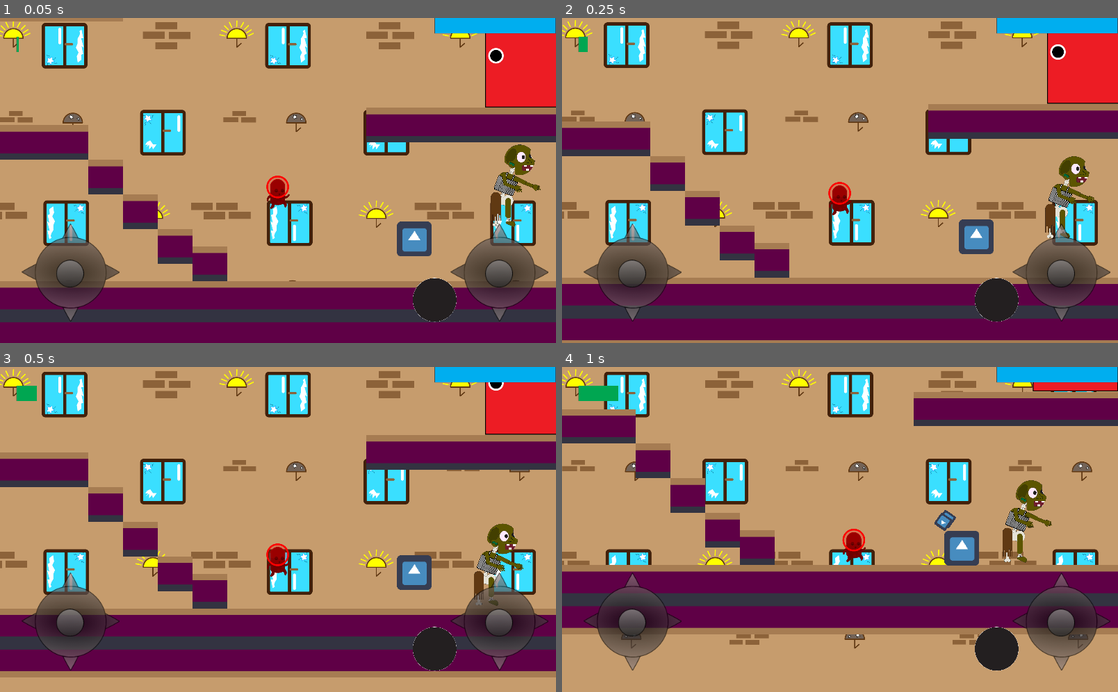
Above: before the commit, frames 1-4 (two rows, left to right).
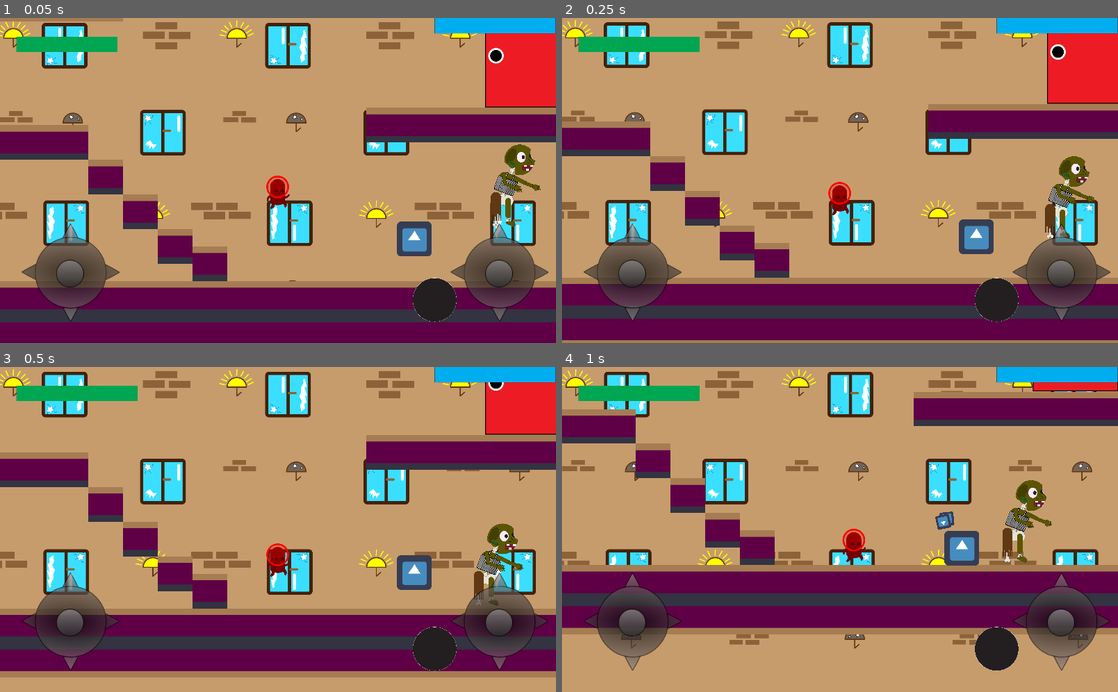
Above: after the commit, the same moments.

Repository: Tomisin127/Enigmatic-Games
Game: Godot game, scene res://scenes/level1.tscn
Two runs of this game, one before a commit and one after it. Both use one fixed random seed, a clock stepped at 60 frames per second and the inputs below. The engine's default icon, where the game draws it, is replaced by a stand-in: a white triangle on a blue panel in a dark square.
Inputs (mouse positions are in pixels of both pictures, inside the frame that each line leads up to):
- Up to frame 1 (0.05 s): no input
- Up to frame 2 (0.25 s): no input
- Up to frame 3 (0.5 s): no input
- Up to frame 4 (1 s): tap Enter (ui_accept) at 0.5, 0.77, 0.8 s; move the mouse to (962, 513) at 0.52 s; hold Right (ui_right) from 0.53 s (still down); hold Home (ui_home) from 0.53 s (still down); click (962, 513) at 0.67 s

The runs differ from the first frame. In frame 1, 0.8% of the frame differs, in the area x 3-22%, y 5-11%; in frame 2, 0.9%, in the area x 4-25%, y 5-11%; in frame 3, 0.9%; in frame 4, 0.8%.

Commit message:
commenting codes
all codes are now commented for easy reading

Diff:
--- a/heights_of_glory/heights_of_glory/scenes/enemy_bullet.tscn
+++ b/heights_of_glory/heights_of_glory/scenes/enemy_bullet.tscn
@@ -28,5 +28,4 @@
 one_shot = true
 autostart = true
 
-[connection signal="body_shape_entered" from="." to="." method="_on_enemy_bullet_body_shape_entered"]
 [connection signal="timeout" from="bullet_lifetime" to="." method="_on_bullet_lifetime_timeout"]
--- a/heights_of_glory/heights_of_glory/scenes/level1.tscn
+++ b/heights_of_glory/heights_of_glory/scenes/level1.tscn
@@ -105,9 +105,7 @@
 [node name="hud" parent="." instance=ExtResource( 9 )]
 
 [node name="elevatonx" type="StaticBody2D" parent="."]
-
 editor/display_folded = true
-
 visible = false
 position = Vector2( 720, 210 )
 
--- a/heights_of_glory/heights_of_glory/scenes/player_bullet.tscn
+++ b/heights_of_glory/heights_of_glory/scenes/player_bullet.tscn
@@ -5,17 +5,7 @@
 
 [sub_resource type="RectangleShape2D" id=1]
 
-custom_solver_bias = 0.0
-extents = Vector2( 10, 10 )
-
 [node name="player_bullet" type="Area2D"]
-input_pickable = true
-gravity_vec = Vector2( 0, 1 )
-gravity = 98.0
-linear_damp = 0.1
-angular_damp = 1.0
-audio_bus_override = false
-audio_bus_name = "Master"
 script = ExtResource( 1 )
 
 [node name="Sprite" type="Sprite" parent="."]
@@ -26,7 +16,6 @@
 shape = SubResource( 1 )
 
 [node name="lifetimer" type="Timer" parent="."]
-process_mode = 1
 wait_time = 2.0
 one_shot = true
 autostart = true
--- a/heights_of_glory/heights_of_glory/scripts/enemy.gd
+++ b/heights_of_glory/heights_of_glory/scripts/enemy.gd
@@ -1,17 +1,20 @@
 extends KinematicBody2D
 
-
+#gravity vector and floor normal vectors
 var GRAVITY_VEC:Vector2 = Vector2(0,900)
 const FLOOR_NORMAL = Vector2(0,-1)
 
+#walk speed and active states
 var WALK_SPEED:int= 70
 const STATE_WALKING = 0
 const STATE_KILLED =1
 
+#move within the x positive and negative axis and the direction viarable
 var linear_velocity = Vector2()
 var direction = -1
 var anim=""
 
+#the present state
 var state= STATE_WALKING
 
 var target_player
@@ -19,19 +22,19 @@
 onready var bullet = preload("res://scenes/enemy_bullet.tscn")
 onready var enemy_bullet_container = get_node("enemy_bullet_container")
 
+#raycast to detect collision
 onready var detect_floor_left = $detect_floor_left
 onready var detect_wall_left = $detect_wall_left
 onready var detect_floor_right = $detect_floor_right
 onready var detect_wall_right = $detect_wall_right
 
+
 onready var sprite = $zombie/sprite
 
+#boolean to check if box is colliding
 var box_collide:bool =false
 
 func _ready():
-
-
-
 
 	set_physics_process(true)
 
@@ -41,57 +44,64 @@
 func _physics_process(delta):
 
 	var new_anim = "idle"
+	#if the enemy is presently walking
 	if state==STATE_WALKING:
+		#gravity holds the enemy to the ground and he moves from positive to negative side of x axis
 		linear_velocity += GRAVITY_VEC *delta
 		linear_velocity.x = direction *WALK_SPEED
 		linear_velocity = move_and_slide(linear_velocity,FLOOR_NORMAL)
 
+		#if the ray cast is colliding the enemy changes direction and flips
 		if detect_wall_left.is_colliding():
 			direction =1.0
 			$zombie/sprite.flip_h=0
 
+			#if the collider on the left is player, the enemy stops walking
 			var c = detect_wall_left.get_collider()
 			if c.name == "player":
 				WALK_SPEED =0
 				#animation to attack
 
-
+		#if the ray cast is colliding the enemy changes direction and flips
 		if detect_wall_right.is_colliding():
 			direction = -1.0
 			$zombie/sprite.flip_h=1
 
 			var c = detect_wall_right.get_collider()
-
+			#if the collider on the left is player, the enemy stops walking
 			if c.name == "player":
 				WALK_SPEED =0
 				#animation to attack
-			#print("the enemy is colliding")
 
 
 
+		#this is the bullet ray for the enemy, it will be removed
+		#because the enemy is a zombie and zombies dont shoot
 	if get_node("bullet_ray").is_colliding():
 
 		get_node("bullet_ray/timer").start()
 		get_node("bullet_ray/timer").wait_time = 0.5
 
 
-
-
-
 	#enemy_jump_over_boxes(box_collide)
 
+	#get the bodies that are in the attack area of the enemy
 	var body = $attack_area.get_overlapping_bodies()
 
+	#if the bodies in this area are not empty
 	if body.size() !=0:
 
 		for t in body:
+			#if one of the bodies in this area is the player
+			if t.is_in_group("player"):
+				#increase the gravity of the enemy so that he doesnt fly while moving
+				GRAVITY_VEC.y =10000
 
-			if t.is_in_group("player"):
-				GRAVITY_VEC.y =10000
+				#translate the enemy to the player position
 				var dirx = target_player.global_position.x -global_position.x
 				var diry = target_player.global_position.y- global_position.y
 				translate(Vector2(dirx,diry) * get_physics_process_delta_time())
-				print("attack area body is in player area")
+				#print("attack area body is in player area")
 
 	pass
 
@@ -103,7 +113,8 @@
 	b.start(dir.angle(),get_node("bullet_spawn_pos").global_position)
 
 
-#on ray timer timeout,shoot at player
+#on ray timer timeout,shoot at player, this will be removed too
+#because zombies dont shoot
 func _on_timer_timeout():
 	shoot()
 	#pass # Replace with function body.
@@ -111,6 +122,8 @@
 
 
 
+#THIS FUNCTION IS NOT NECCESSARY , IT DOESNT AFFECT THE GAME BUT I DECIDED TO LEAVE IT
+#BECAUSE ITS COOL, LOL :)
 
 func enemy_jump_over_boxes(box_collision):
 	if box_collide==true:
@@ -126,20 +139,24 @@
 
 
 func _on_zombie_body_entered(body):
-
+	#if zombie body is in body of box
 	if body.is_in_group("box"):
 		print("BOXES COLLIDE")
+		#disable the gravity and box collide variable reads true
 		GRAVITY_VEC.y=0
+
 		box_collide=true
-
+		#stop the enemy from walking and and make the linear movement point up to the y-axis
 		WALK_SPEED=0
 		linear_velocity.y-=30
+
+		#once the fly time is up, it returns to normal
 		$flytimer.wait_time=3
 		$flytimer.start()
 
 	pass # Replace with function body.
 
-
+#on fly timer timeout, revert the fly effect
 func _on_flytimer_timeout():
 	print("NOT IN GROUP OF BOX AGAIN")
 	box_collide=false
--- a/heights_of_glory/heights_of_glory/scripts/enemy_bullet.gd
+++ b/heights_of_glory/heights_of_glory/scripts/enemy_bullet.gd
@@ -7,45 +7,26 @@
 func _ready():
 
 	set_process(true)
+	pass
 
 
-	pass
 	# getting players position and rotation
 func start(dir,pos):
 	rotation= dir
 	position= pos
 	velocity = Vector2(speed,0).rotated(dir -PI)
+
+	pass
 func _process(delta):
 	randomize()
-	#tween.interpolate_property(sprite, 'transform/scale',sprite.get_scale(),Vector2(0.06,0.06),0.4,Tween.TRANS_QUAD,Tween.EASE_OUT)
-	#tween.interpolate_property(sprite, 'transform/rot', sprite.get_rot(),sprite.get_rot()*PI,0.4,Tween.TRANS_QUAD,Tween.EASE_OUT)
 
 	#bullet movement
-
 	position = (position +velocity *delta)
 	rotation = (rotation+ PI*5 * delta)
 
 
-# life time or range of bullet before it deletes itself
-#func _on_lifetime_timeout():
-	#tween.start()
 
-	#pass # replace with function body
-
-
-#func _on_tween_tween_complete( object, key ):
-	#queue_free()
-	#pass # replace with function body
-
-
-
+#once the bullet as reached a certain time after travel, it destroys
 func _on_bullet_lifetime_timeout():
 	queue_free()
 	pass # Replace with function body.
-
-#if its colliding with a body ,lets say the walls
-func _on_enemy_bullet_body_shape_entered(body_id, body, body_shape, area_shape):
-	#if body.is_in_group("wall"):
-		#do something
-
-	pass # Replace with function body.
--- a/heights_of_glory/heights_of_glory/scripts/global.gd
+++ b/heights_of_glory/heights_of_glory/scripts/global.gd
@@ -4,11 +4,7 @@
 	pass
 
 #first player
-var player_health : int = 5000
-var player_health_regen : int= 2
 var endurance : int = 300
-var mana : int = 100
-var mana_regen : int = 100
 
 #player skills
 var magnum_skills:int = 0
--- a/heights_of_glory/heights_of_glory/scripts/hud.gd
+++ b/heights_of_glory/heights_of_glory/scripts/hud.gd
@@ -1,14 +1,10 @@
 extends Node
-
-# Declare member variables here. Examples:
-# var a = 2
-# var b = "text"
 
 # Called when the node enters the scene tree for the first time.
 func _ready():
-	pass # Replace with function body.
+	pass
 
-
+#change player health upon attack from enemy
 func health_change(health: int):
 	$CanvasLayer/Control/player_health/health_tween.interpolate_property($CanvasLayer/Control/player_health,"value",$CanvasLayer/Control/player_health.value,health,3,Tween.TRANS_LINEAR,Tween.EASE_IN)
 	$CanvasLayer/Control/player_health/health_tween.start()
--- a/heights_of_glory/heights_of_glory/scripts/level1.gd
+++ b/heights_of_glory/heights_of_glory/scripts/level1.gd
@@ -1,5 +1,6 @@
 extends Node
 
+#load the player scene
 onready var playerSC = load("res://scenes/player.tscn")
 
 
@@ -7,6 +8,8 @@
 
 	#setting the target to player
 	get_node("enemy").target_player = get_node("player")
+
+	#connect the health changes signal to the player
 	$player.connect("sg_health_change",$hud,"health_change")
 
 	set_process(true)
@@ -15,7 +18,7 @@
 func _process(delta):
 	pass
 
-
+#revive the player to a initial position after the player dies
 func revive(pos : Vector2):
 	var player = playerSC.instance()
 	player.position = pos
@@ -23,8 +26,6 @@
 	_ready()
 
 
-	$hud/CanvasLayer/Control/player_health.value=global.player_health
-	$hud/CanvasLayer/Control/player_mana.value=global.mana
 	pass
 
 
--- a/heights_of_glory/heights_of_glory/scripts/player.gd
+++ b/heights_of_glory/heights_of_glory/scripts/player.gd
@@ -1,16 +1,19 @@
 extends KinematicBody2D
+
+class_name player
 
 var joystickVector
 var screensize
 export var speed = 400
 
-class_name player
-
+#getting the player_bullet_class
 var t = player_bullet_class.new()
+
 var wait_timer= 0
 
 signal damage_enemy
 
+#all the physics variable for the players
 const ACCEL =500
 const MAX_SPEED = 300
 const FRICTION = -50000
@@ -21,16 +24,16 @@
 
 
 
-#lazy edits
-var health : int
+#player's attribute
+var player_health : int =5000
+var player_mana : int = 100
+var mana_regen : int = 100
+var player_health_regen : int= 2
+
 # signal works best with health changes using global is overkill and will cause problem later
 signal sg_health_change
 signal sg_player_dead
 
-
-
-
-
 const BOOST_UP = -2000
 
 var acceleration = Vector2()
@@ -42,8 +45,6 @@
 #bullet script
 onready var player_bullet_script = load("res://scripts/player_bullet.gd").new()
 
-#export var starting_stats : Resource
-
 #export(Array, String) var starting_skills
 
 #export(PackedScene) var character_skill_scene : PackedScene
@@ -56,14 +57,16 @@
 var is_shooting:bool = true
 
 func _ready() -> void:
+	#this emits signal for the player to be moved by the joysick
 	get_parent().get_node('hud/CanvasLayer/Control/Analog').connect('move', self, '_on_JoystickMove')
-
-	#lazy
+	get_parent().get_node('hud/CanvasLayer/Control/shoot_joystick').connect('shoot_signal', self, 'shoot_a')
+
+
 	connect("sg_player_dead",get_parent(),"revive_player")
 	connect("sg_health_change",get_parent().get_node("hud"),"health_change")
-	health = 100
-	emit_signal("sg_health_change",health)
-	get_parent().get_node('hud/CanvasLayer/Control/shoot_joystick').connect('shoot_signal', self, 'shoot_a')
+
+	emit_signal("sg_health_change",player_health)
+
 
 	screensize = get_viewport_rect().size
 
@@ -73,13 +76,17 @@
 
 func _physics_process(delta):
 
-	get_parent().get_node("hud/CanvasLayer/Control/player_mana").value =global.mana
-
+	#update the player's mana bar
+	get_parent().get_node("hud/CanvasLayer/Control/player_mana").value =player_mana
+
+	#this function for the shoot joystick
 	move(delta)
 
 	#rotation = (rotation +PI *2 *delta)
-	get_node("bullet_spawn_pos").global_position = (get_node("bullet_spawn_pos").global_position+t.velocity *delta)
-
+	#get_node("bullet_spawn_pos").global_position = (get_node("bullet_spawn_pos").global_position+t.velocity *delta)
+
+	#this will be used to know the tile that the player steps on
+	#its not working well yet
 	get_tile_on_position(position.x,position.y)
 
 	#drag player down by gravity
@@ -94,15 +101,17 @@
 		get_node("sprite").flip_h =0
 
 	elif Input.is_action_pressed("ui_accept"):
-		#if $shoot_timer.time_left==0:
-		if global.mana > 0:
+
+		#if the player still as mana , then he is able to shoot
+		if player_mana > 0:
 			is_shooting=true
 
-
-		elif is_shooting and global.mana <= 5:
-			print("so freaking true")
+		#if the player is shooting while mana is low
+		#disable shooting
+		elif is_shooting and player_mana <= 5:
 			is_shooting =false
 
+		#if the mana recharges when its low, enable shooting
 		elif global.mana>=5 :
 			is_shooting=true
 
@@ -114,13 +123,14 @@
 		#if its boosting up then set it to false
 		#this means you can only boost up once tru out the game
 		if on_boost_up:
+			#after using boost up once, disable it
 			on_boost_up=false
 
 	#slowing down with linear interpolation
 	else:
 		acceleration.x = lerp(acceleration.x, 0, 0.2)
 
-
+	#jumping settings
 	if is_on_floor() and ground_ray.is_colliding():
 		if Input.is_action_pressed("ui_up"):
 			acceleration.y = JUMP_HEIGHT
@@ -135,12 +145,11 @@
 	#using the magnum skill
 	if is_able_to_use_magmum_skills():
 		global.magmum_skills = 0
-
 		#skill animation here and damage here
 		emit_signal("damage_enemy")
-		player_bullet_script.start()
-
-
+		#player_bullet_script.start()
+
+	#this is use to delay and regenerate mana, see the function below
 	mana_delay_and_regenerate(delta)
 
 	#ladder_climbing
@@ -157,12 +166,10 @@
 
 	else:
 		GRAVITY=9.81
-
-
-
-
-	pass
-
+	pass
+
+#this function helps to know the exact tile the player is stepping on
+#this function isnt working well yet but it will soon
 func get_tile_on_position(x,y):
 	var tilemap = get_parent().get_node("TileMap")
 	if not tilemap == null:
@@ -175,22 +182,27 @@
 		else:
 			return ""
 
-
+#this is another shoot function for testing the second shoot joystick
+#but it will be removed
 func shoot_a():
 	var b= player_bullet.instance()
 	player_bullet_container.add_child(b)
 	b.start(rotation,get_node("bullet_spawn_pos").global_position)
 	#reduce shooting mana
-	global.mana -= 10
-
-
-	pass
-
-
-	# shooting bullet
+	player_mana -= 10
+	pass
+
+
+	# this is the real shoot function////shooting bullet
 func shoot(shoot_activate):
+	#if shoot is true, then shoot, dont mind all the nonsense like "if $sprite.flip_h==false"
+	#it is used for testing something, like wen the player flips position,
+	#the shoot direction should flip too
 
 	if shoot_activate==true:
+		#reduce shooting mana
+		player_mana -= 10
+
 		var b= player_bullet.instance()
 		player_bullet_container.add_child(b)
 
@@ -200,28 +212,23 @@
 			b.start(rotation,get_node("bullet_spawn_pos").global_position)
 			t.velocity=Vector2(t.speed,0).rotated(t.rotation -PI)
 
-
-
-
-		#reduce shooting mana
-		global.mana -= 10
-
+	#if shoot is false, return keyword means, it shouldnt do anything(no shooting)
 	elif shoot_activate==false:
-		print("did i return here")
-
+		print("disable shooting")
 		return
-
+#magmum skill is the super ability of the player
 func is_able_to_use_magmum_skills() -> bool:
 	"""
 	Returns true if the battler can perform an action
 	"""
 	return global.magnum_skills == 500
 
+#this is the function that takes
 func take_damage(hit:int):
-	global.player_health -= hit
-
-	if _get_player_health() > 0:
-		global.player_health = min(_get_player_health() + _get_player_health_regen() * get_physics_process_delta_time()  ,5000)
+	player_health -= hit
+
+	if player_health > 0:
+		player_health = min(player_health + player_health_regen * get_physics_process_delta_time()  ,5000)
 	# prevent playing both stagger and death animation if health <= 0
 	"""if global.player_health > 0:
 		self.player_stagger_animation()
@@ -233,60 +240,51 @@
 	#Lazy
 
 	#clamp set a limit for the value
-	health = clamp((health - hit),0,100)
-	emit_signal("sg_health_change",health)
-	if health == 0:
+	player_health = clamp((player_health - hit),0,5000)
+	emit_signal("sg_health_change",player_health)
+	if player_health == 0:
 		die()
 	else:
 		#play hurt animation
 		pass
 
+#player as died
 func _on_health_depleted():
-	if global.player_health < 0:
+	if player_health < 0:
 		set_physics_process(false)
 
 
 func mana_delay_and_regenerate(change):
-	if global.mana >=1:
-	#	regenerate mana
-		global.mana = min(global.mana + _get_mana_regen() * get_physics_process_delta_time(),100)
-		#print("VALUE OF MANA",global.mana)
-
-	elif global.mana <=5:
-		global.mana =0
-
+	if player_mana >=5:
+	#	regenerate mana very time the player mana goes down but not below 5
+		player_mana = min(player_mana + mana_regen * get_physics_process_delta_time(),100)
+
+	#when the player_mana is low, wait for 5 seconds and recharge the mana
+	elif player_mana <=5:
+		player_mana =0
+
+		#update wait_timer with delta(change)
 		wait_timer +=change
-
 		if wait_timer>5:
-			global.mana = min(global.mana + _get_mana_regen() * get_physics_process_delta_time(),100)
+			player_mana = min(player_mana + mana_regen * get_physics_process_delta_time(),100)
 			wait_timer=0
 
+
 		print(wait_timer)
-		#global.mana = min(global.mana + 0 * get_physics_process_delta_time(),100)
-
-	if global.mana ==0:
-		pass
-		#global.mana = min(global.mana + _get_mana_regen() * get_physics_process_delta_time(),100)
-
+
+
+	if player_mana ==0:
 		#global.mana = min(global.mana + _get_mana_regen() * get_physics_process_delta_time(),100)
 		print("mana is zero")
 
+		pass
+
+	#check if the player is alive
 func is_alive()->bool:
-
 	#dieing is better if the player tells us by itself before dieing
-	return global.player_health >0
-
-func _get_player_health():
-	return global.player_health
-func _get_mana():
-	return global.mana
-
-func _get_mana_regen():
-	return global.mana_regen
-
-func _get_player_health_regen():
-	return global.player_health_regen
-
+	return player_health >0
+
+#function to make the player fly so high, it works only once, when the value is true
 func boost_up_super(value):
 	if value ==true:
 		acceleration.y = BOOST_UP
@@ -307,6 +305,7 @@
 
 	pass
 
+	#no explanation yet
 func move(delta):
 	var velocity = Vector2()
 	var nextPosition = position
--- a/heights_of_glory/heights_of_glory/scripts/player_bullet.gd
+++ b/heights_of_glory/heights_of_glory/scripts/player_bullet.gd
@@ -6,14 +6,9 @@
 var velocity = Vector2()
 var speed =400
 
-
-
-
 func _ready():
 
 	set_process(true)
-
-
 
 	# getting players position and rotation
 func start(dir,pos):
@@ -23,26 +18,15 @@
 
 func _process(delta):
 
-	look_at(Vector2())
+	#look_at(Vector2())
 
 	randomize()
 	rotation = (rotation +PI *2 *delta)
-	#tween.interpolate_property(sprite, 'transform/scale',sprite.get_scale(),Vector2(0.1,0.0),0.3,Tween.TRANS_QUAD,Tween.EASE_IN_OUT)
-	#tween.interpolate_property(sprite, 'modulate',sprite.get_modulate(),sprite.set_modulate(290),0.5,Tween.TRANS_ELASTIC,Tween.EASE_OUT)
+
 	#bullet movement
-
-
 	position = (position+velocity *delta)
 
-
-func _on_tween_tween_complete( object, key ):
-	queue_free()
-
-	print("complete")
-	pass # replace with function body
-
-
-
+	pass
 
 func _on_lifetimer_timeout():
 	queue_free()
--- a/heights_of_glory/heights_of_glory/scripts/zombie_stage_tileset.gd
+++ b/heights_of_glory/heights_of_glory/scripts/zombie_stage_tileset.gd
@@ -4,7 +4,7 @@
 
 	pass # Replace with function body.
 
-
+#testing , not working yet
 func _on_ladder_area_body_entered(body):
 	if body.name =="player":
 		print("player is in ladder area")
